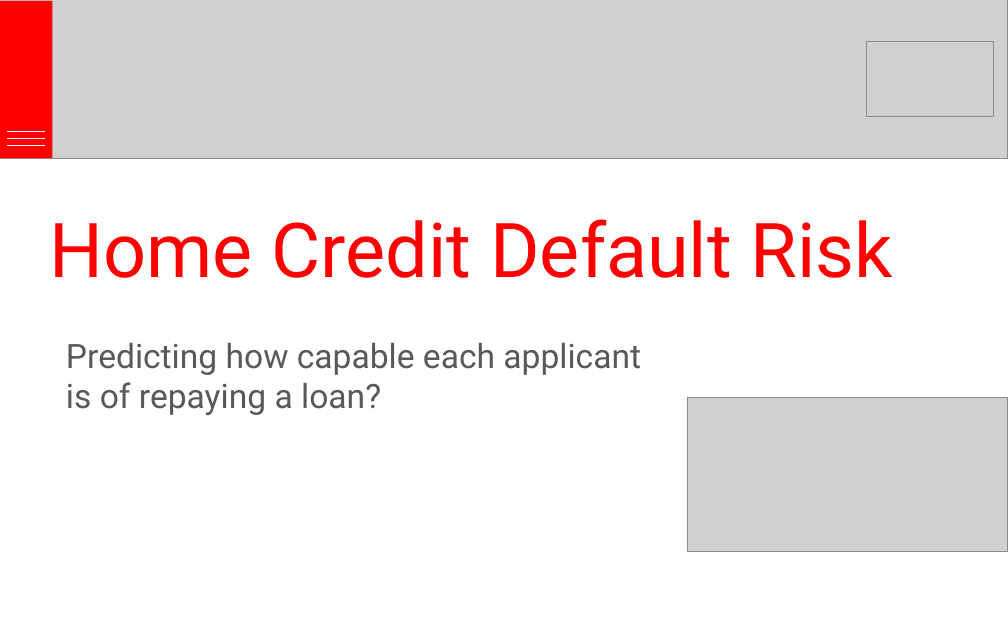
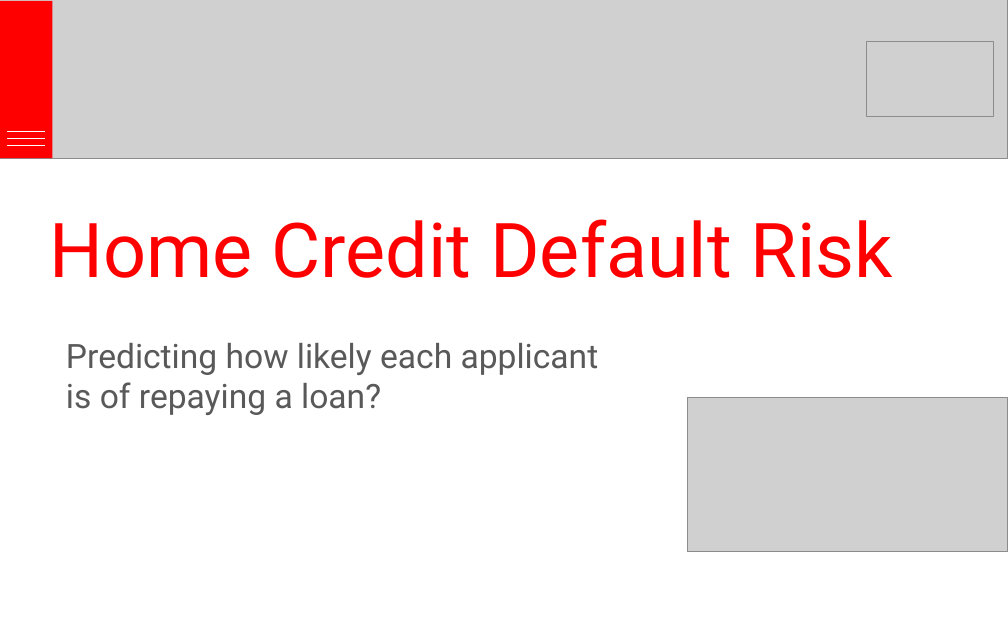
Before and after one commit to rakshithvasudev/Home-Credit-Default-Risk, a slide deck: slide 1 of final presentation/Home Credit Default Risk modified.pptx. Drawn at 1008x630 pixels with LibreOffice and Linux fonts; fonts in the diff are those of the drawing; grey boxes stand for pictures. Boxes give left, top, right and bottom in pixels: in the first picture for what was removed or moved away, otherwise in the second. Text is boxed around its words. In the diff, an @@ line names an element or a change of style, - is before the commit and + after.

```diff
--- a/final presentation/Home Credit Default Risk modified.pptx
+++ b/final presentation/Home Credit Default Risk modified.pptx
@@ text at box(66, 343, 599, 375): text changed @@
-Predicting how capable each applicant
+Predicting how likely each applicant
```
Also in this commit, not shown: 1 other slide changed, 1 slide added, 11 other files.
